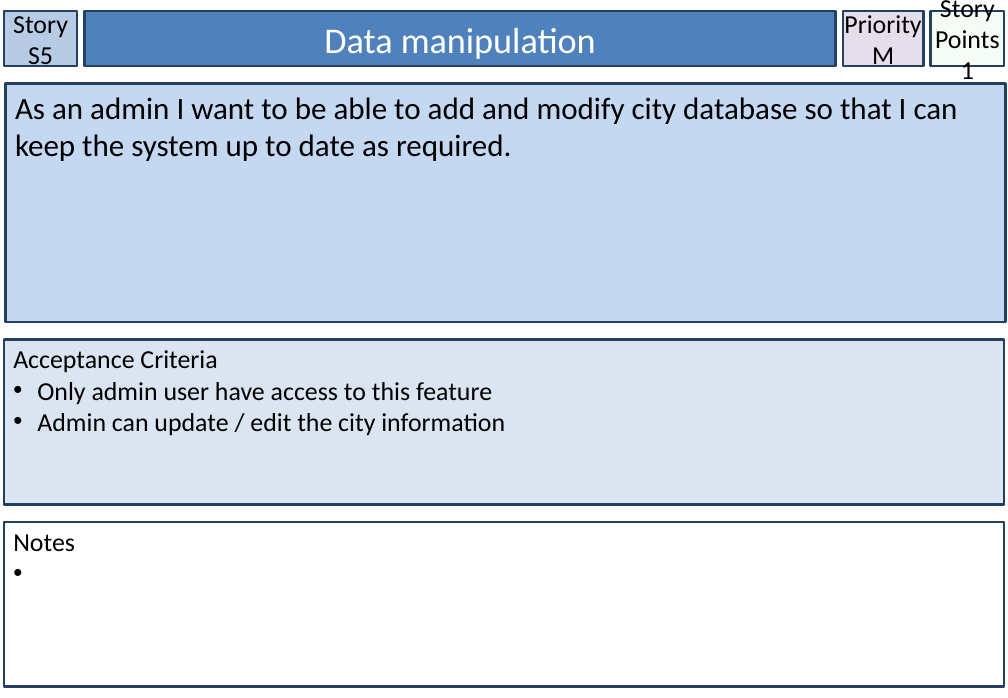
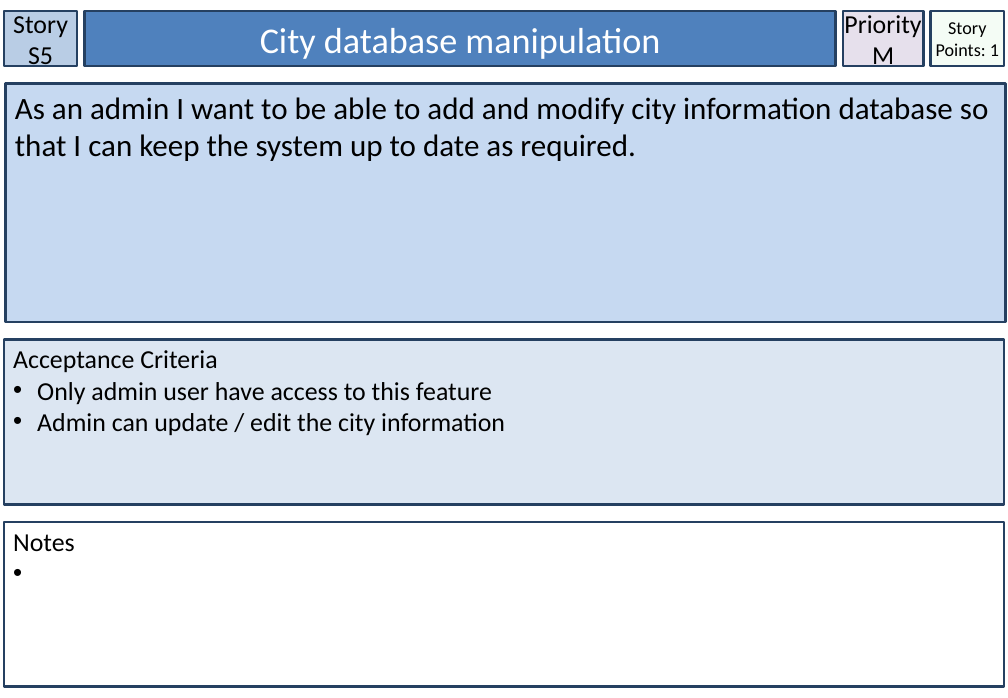
Before and after one commit to lufee84/GROUP-44, a slide deck: slide 6 of Adrian - STORY CARD.pptx. Drawn at 1008x698 pixels with LibreOffice and Linux fonts; fonts in the diff are those of the drawing. Boxes give left, top, right and bottom in pixels: in the first picture for what was removed or moved away, otherwise in the second. Text is boxed around its words. In the diff, an @@ line names an element or a change of style, - is before the commit and + after.

```diff
--- a/Adrian - STORY CARD.pptx
+++ b/Adrian - STORY CARD.pptx
@@ rectangle "City database manipulation" at [85,11,836,66]: outline #244061 2 pt to #254061 2 pt @@
@@ text in rectangle at [260,28,660,59]: text changed @@
-Data manipulation
+City database manipulation
@@ rectangle "Story Points: 1" at [931,11,1004,66]: outline #244061 2 pt to #254061 2 pt @@
@@ text in rectangle at [936,22,999,56]: text changed; size 20 to 14 pt @@
-Story Points
-1
+Story Points: 1
@@ rectangle "As an admin I want ..." at [6,84,1006,322]: fill #C5D8F1 to #C6D9F1; outline #244061 2 pt to #254061 2 pt @@
@@ text in rectangle at [15,97,988,161]: text changed @@
-As an admin I want to be able to add and modify city database so that I can keep the system up to date as required.
+As an admin I want to be able to add and modify city information database so that I can keep the system up to date as required.
```
Also in this commit, not shown: 57 other slides changed, 9 slides added, 4 slides removed, 5 other files.
